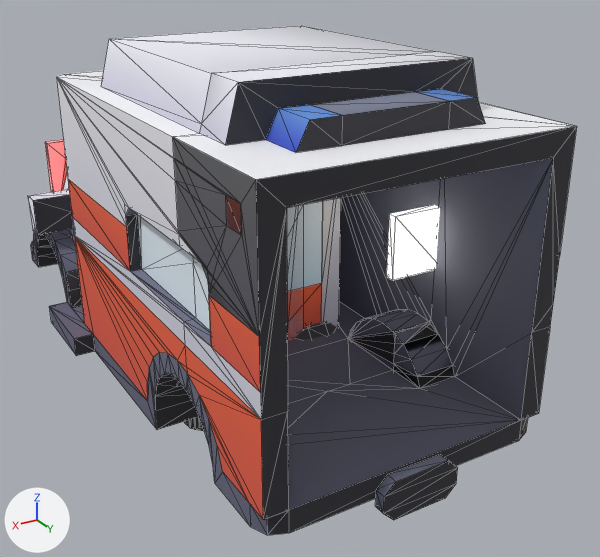
The glTF model public/models/derby/schoolBus.glb as it was, and as the next commit left it.
Both versions are drawn from a 50 mm lens placed at (5.5, 11.54, 6.84), pointed at (-0.86, 0.94, 1.54). The axes (+X, +Y, +Z) are drawn at lower left. The lights are the same throughout. The picture after the commit comes second. Mesh edges are drawn as thin lines. Where no turn or scale is listed for an object, it has been applied to the vertices. Vertices at exactly the same position are counted once.

Names of what the first picture shows: 'body', 'door_l', 'headlight_l', 'hood', 'taillight_r', 'trunk' and 3 more.
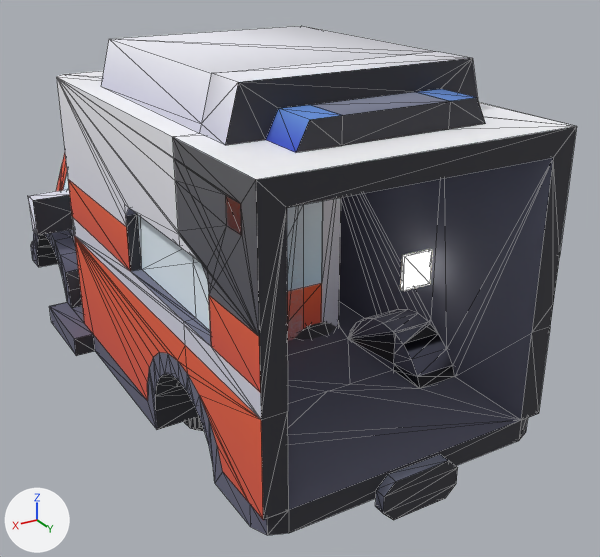
Changed parts and their boxes [x1, y1, x2, y2] in the pictures (600 x 557 px):
'headlight_l', moved, rescaled
    before: [387, 205, 440, 280]
    after: [401, 249, 432, 291]
'taillight_r', moved, rescaled (not visible afterwards)
    before: [45, 140, 65, 192]

The change, as a list of edits to the scene's bpy script:
```text
Change me_cube:
    used by ob_headlight_l; location = (-1.44, 3.11, 2.76)
    remove me_cube.from_pydata(...)  # 8 vertices, 12 faces; spans x -0.432..0.432, y -0.07..0.07, z -0.461..0.461
    add me_cube.from_pydata(...)  # 8 vertices, 12 faces; spans x -0.24..0.24, y -0.03..0.03, z -0.256..0.256
    me_cube part 1: the whole mesh is scaled about its middle by (0.556, 0.429, 0.556)
Change me_cube_003:
    used by ob_taillight_r; location = (1.44, -3.26, 2.76)
    remove me_cube_003.from_pydata(...)  # 8 vertices, 12 faces; spans x -0.432..0.432, y -0.07..0.07, z -0.461..0.461
    add me_cube_003.from_pydata(...)  # 8 vertices, 12 faces; spans x -0.24..0.24, y -0.03..0.03, z -0.256..0.256
    me_cube_003 part 2: the whole mesh is scaled about its middle by (0.556, 0.429, 0.556)
Change ob_headlight_l:
    ob_headlight_l.location: (-1.44, 3.11, 2.76) -> (-1.44, 3.15, 2.35)
Change ob_taillight_r:
    ob_taillight_r.location: (1.44, -3.26, 2.76) -> (1.44, -3.3, 2.35)
```
